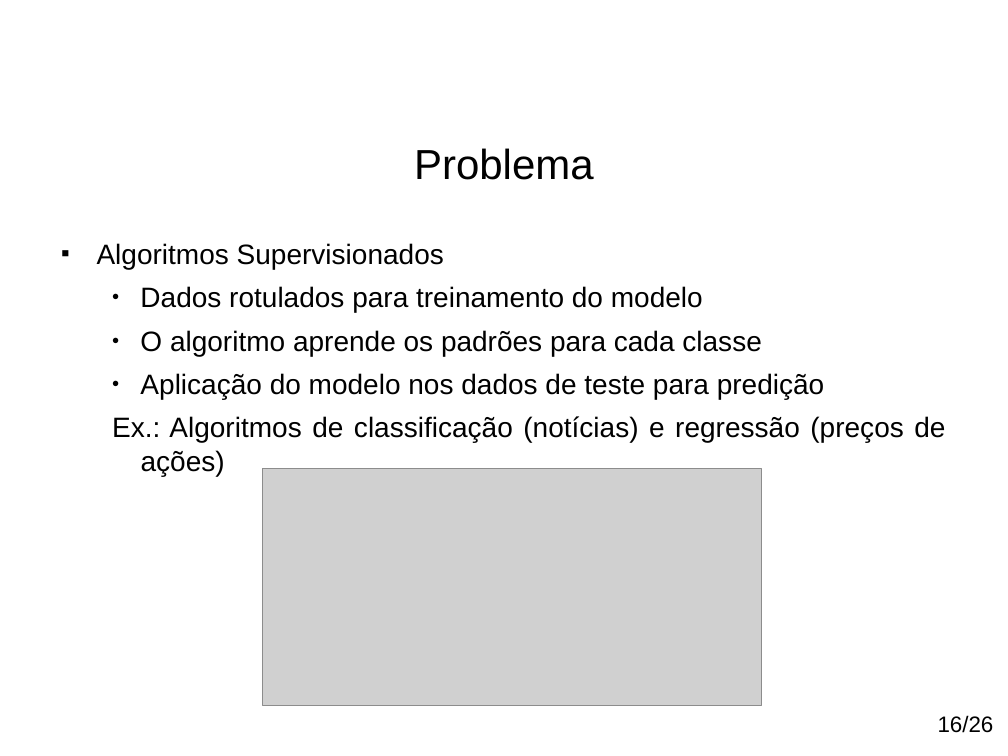
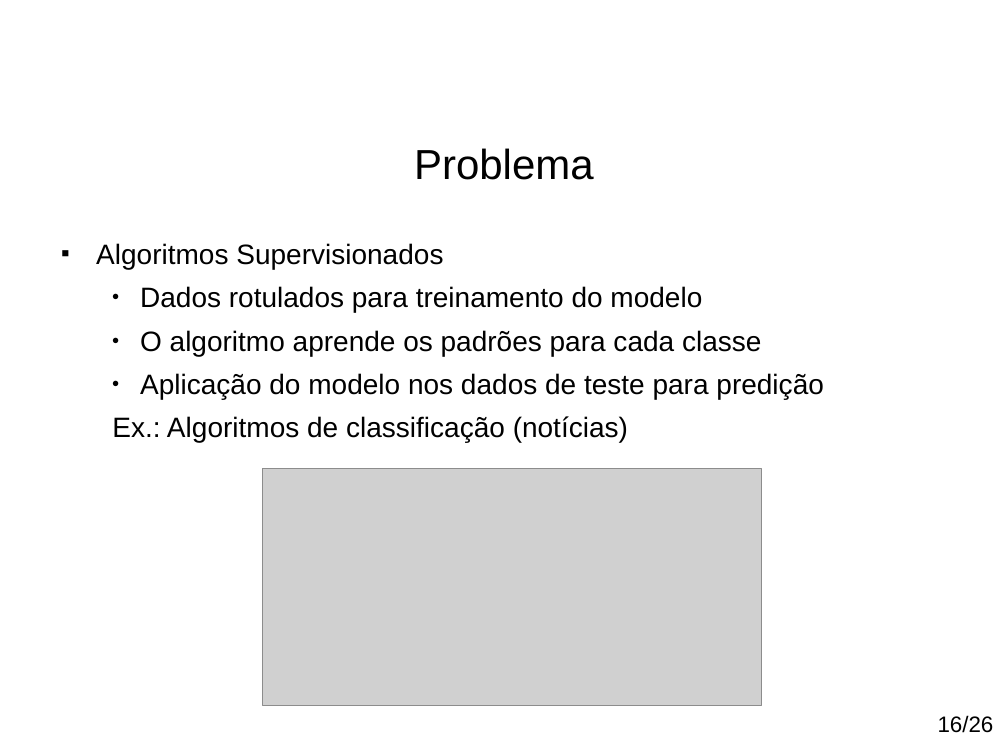
Before and after one commit to paulohq/apresentacao-NLP, a slide deck: slide 17 of apresentacao-mineracao-de-sugestoes.ppt. Drawn at 1008x756 pixels with LibreOffice and Linux fonts; fonts in the diff are those of the drawing; grey boxes stand for pictures; background and template pictures are left out. Boxes give left, top, right and bottom in pixels: in the first picture for what was removed or moved away, otherwise in the second. Text is boxed around its words. In the diff, an @@ line names an element or a change of style, - is before the commit and + after.

```diff
--- a/apresentacao-mineracao-de-sugestoes.ppt
+++ b/apresentacao-mineracao-de-sugestoes.ppt
@@ text at (112, 416, 628, 443): text changed @@
-  Ex.: Algoritmos de classificação (notícias) e regressão (preços de ações)
+  Ex.: Algoritmos de classificação (notícias)
```
Also in this commit, not shown: 23 other slides changed, 2 other files.
